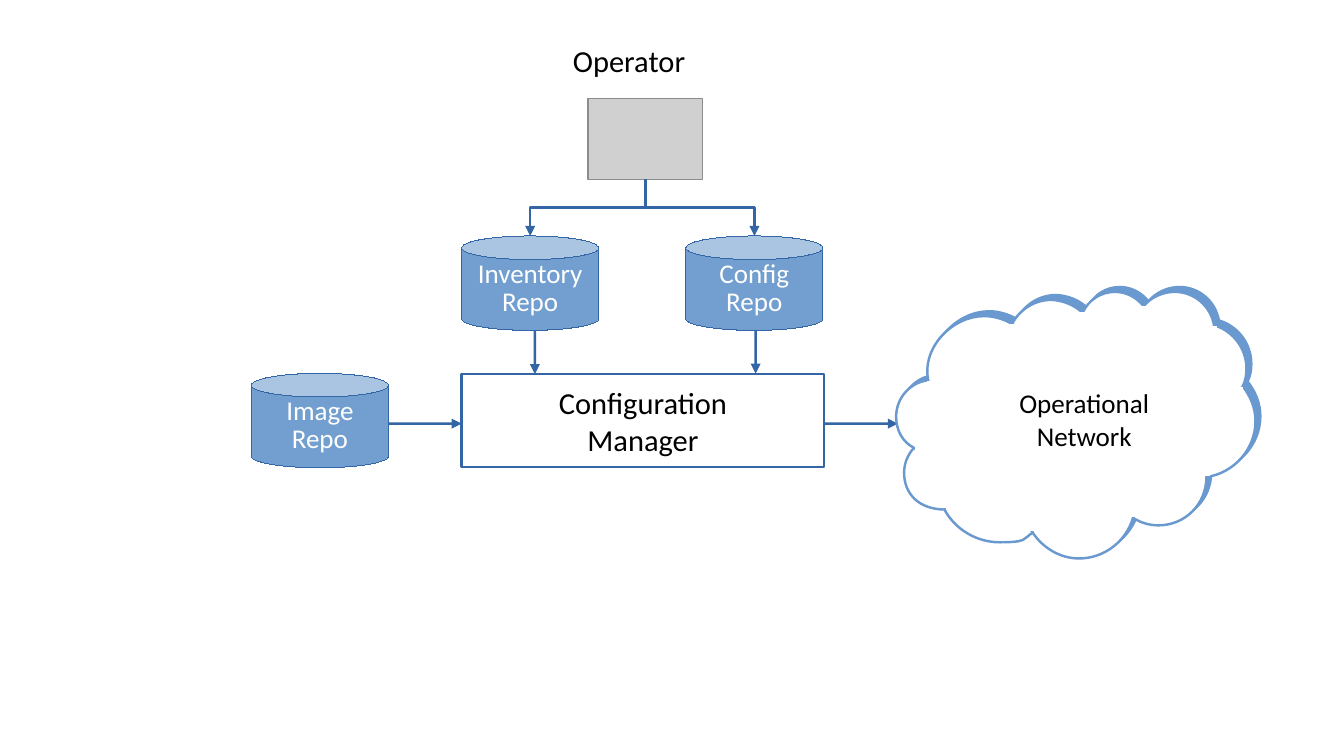
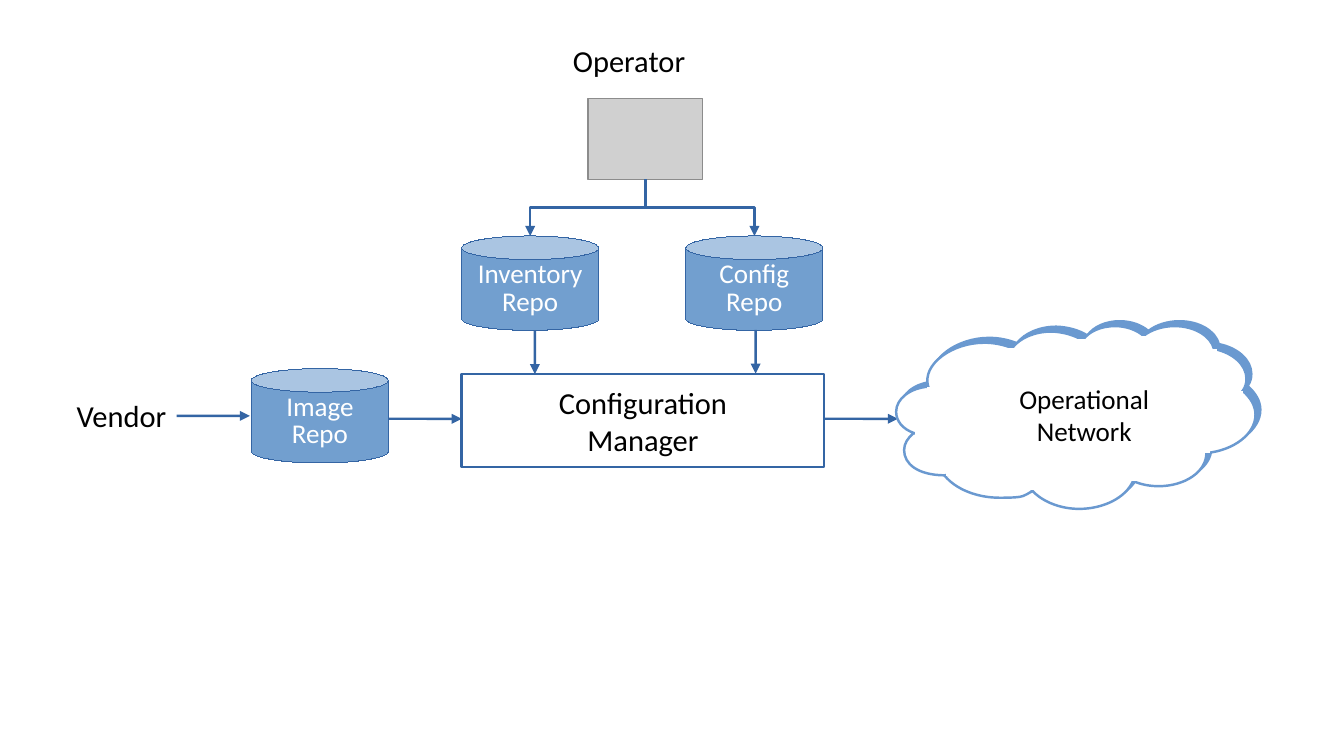
Before and after one commit to SystemsApproach/7E, a slide deck: slide 3 of operations/figures/operations.odp. Drawn at 1344x756 pixels with LibreOffice and Linux fonts; fonts in the diff are those of the drawing; grey boxes stand for pictures. Boxes give left, top, right and bottom in pixels: in the first picture for what was removed or moved away, otherwise in the second. Text is boxed around its words. In the diff, an @@ line names an element or a change of style, - is before the commit and + after.

```diff
--- a/operations/figures/operations.odp
+++ b/operations/figures/operations.odp
@@ freeform shape: place and size @@
-freeform shape at [896,291,1256,559]
+freeform shape at [896,326,1256,509]
@@ rectangle: place and size @@
-rectangle at [1001,324,1033,340]
+rectangle at [1001,349,1033,360]
@@ rectangle: place and size @@
-rectangle at [1077,312,1089,329]
+rectangle at [1077,340,1089,352]
@@ rectangle: place and size @@
-rectangle at [1132,307,1163,341]
+rectangle at [1132,337,1163,360]
@@ rectangle: place and size @@
-rectangle at [1204,327,1217,361]
+rectangle at [1204,350,1217,373]
@@ rectangle: place and size @@
-rectangle at [928,382,949,398]
+rectangle at [928,388,949,399]
@@ text added at [77,406,167,428], 18 pt, text #000000 @@
+Vendor
@@ arrow added from (177, 416) to (250, 416), #3465A4 1.45 pt @@
@@ rectangle: place and size @@
-rectangle at [1178,426,1210,476]
+rectangle at [1178,418,1210,452]
@@ 2 arrows, 1 text, 1 cylinder: place and size @@
-2 arrows, 1 text, 1 cylinder at [251,373,1149,467]
+2 arrows, 1 text, 1 cylinder at [251,368,1149,462]
@@ rectangle: place and size @@
-rectangle at [916,441,937,457]
+rectangle at [916,428,937,439]
@@ rectangle: place and size @@
-rectangle at [948,494,959,510]
+rectangle at [948,465,959,476]
@@ rectangle: place and size @@
-rectangle at [1022,515,1043,531]
+rectangle at [1022,479,1043,490]
@@ rectangle: place and size @@
-rectangle at [1115,489,1146,516]
+rectangle at [1115,462,1146,481]
```
Also in this commit, not shown: 2 other slides changed, 1 slide added, 10 other files.
